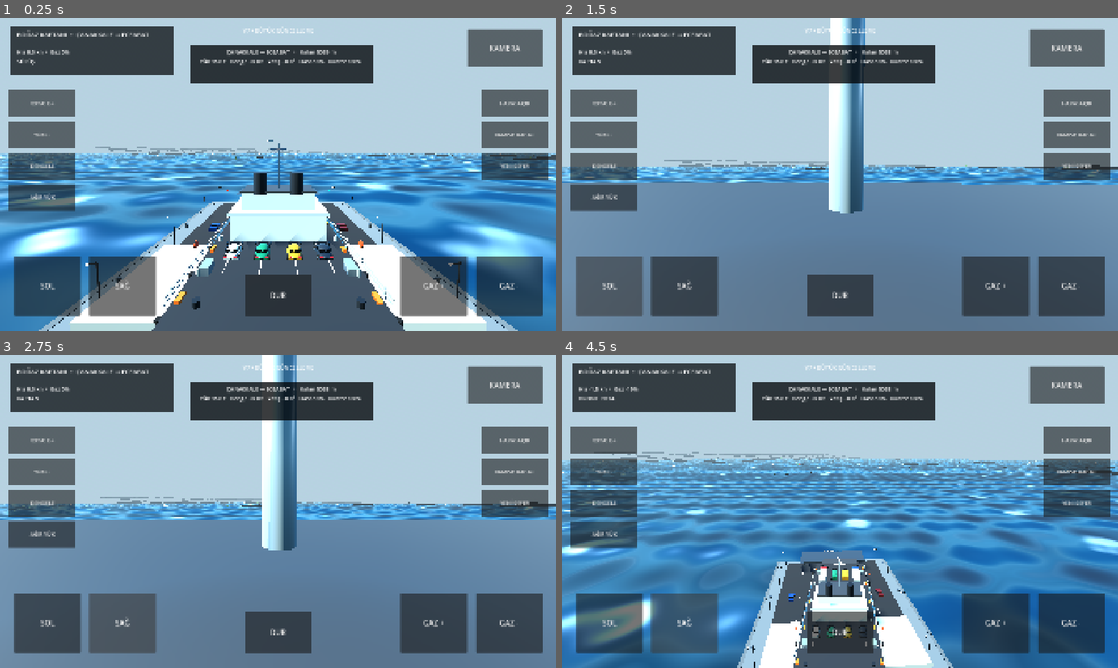
Above: before the commit, frames 1-4 (two rows, left to right).
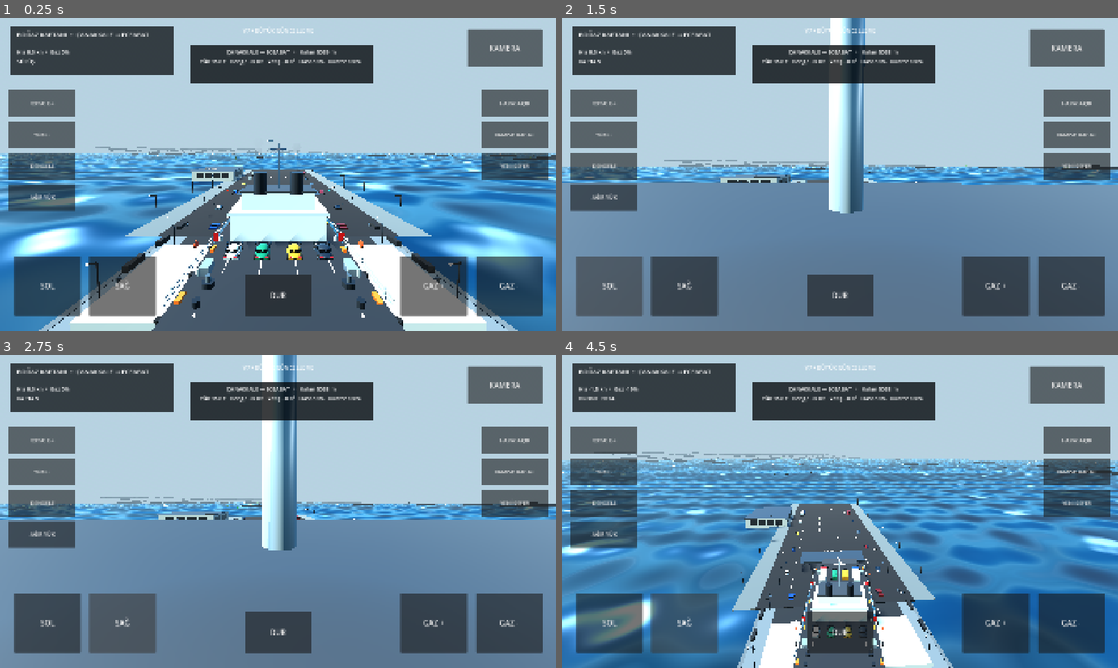
Above: after the commit, the same moments.

Repository: Kabatepe03/bogaz-kaptani
Game: Godot game, scene res://scenes/main.tscn
Two runs of this game, one before a commit and one after it. Both use one fixed random seed, a clock stepped at 60 frames per second and the inputs below.
Inputs:
- Up to frame 1 (0.25 s): no input
- Up to frame 2 (1.5 s): hold D (steer_right) 0.53-1.25 s; tap C (camera_next) at 0.6 s; click "SOL" at 1.25 s
- Up to frame 3 (2.75 s): click "SAĞ" at 2 s
- Up to frame 4 (4.5 s): hold S (throttle_down) 2.78-3.53 s; tap C (camera_next) at 2.85, 3.6, 4.35 s; hold D (steer_right) 3.53-4.28 s; hold W (throttle_up) from 4.28 s (still down)

The runs differ from the first frame. In frame 1, 4.4% of the frame differs, in the area x 21-79%, y 45-96%; in frame 2, 0.5%; in frame 3, 0.6%; in frame 4, 5.6%, in the area x 30-68%, y 33-97%.

Commit message:
feat(v10): enable combined v8 and v10 visual passes

Diff:
--- a/project.godot
+++ b/project.godot
@@ -8,6 +8,7 @@
 
 [autoload]
 V8Realism="*res://scripts/v8_realism.gd"
+V10Visuals="*res://scripts/v10_visuals.gd"
 
 [display]
 window/size/viewport_width=1920
